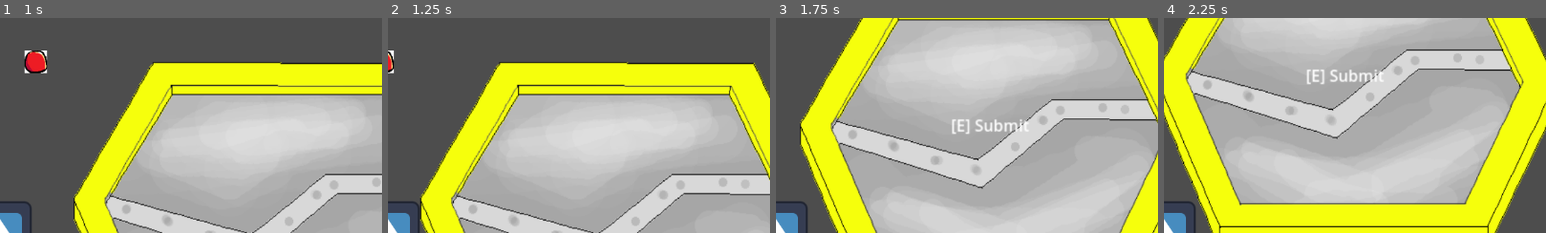
Above: before the commit, frames 1-4 (left to right).
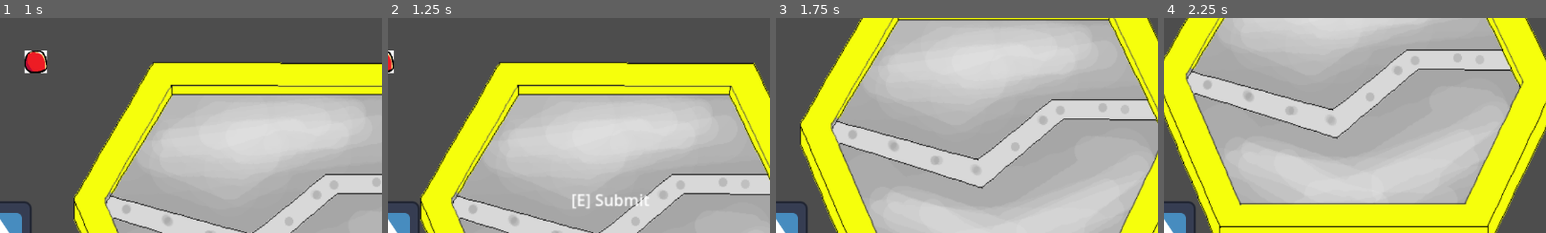
Above: after the commit, the same moments.

Repository: Deihun/Orbit-Lost-in-Space
Game: Godot game, scene res://Player/testing.tscn
Two runs of this game, one before a commit and one after it. Both use one fixed random seed, a clock stepped at 60 frames per second and the inputs below. The engine's default icon, where the game draws it, is replaced by a stand-in: a white triangle on a blue panel in a dark square.
Inputs:
- Up to frame 1 (1 s): tap Enter at 0.5 s; hold Right (ui_right) from 0.53 s (still down); hold E (Interact) from 0.53 s (still down)
- Up to frame 2 (1.25 s): keep holding Right (ui_right); keep holding E (Interact)
- Up to frame 3 (1.75 s): release Right (ui_right) at 1.28 s; release E (Interact) at 1.28 s; hold Down (ui_down) from 1.28 s (still down); tap E (Interact) at 1.35 s
- Up to frame 4 (2.25 s): release Down (ui_down) at 2.03 s; hold Right (ui_right) from 2.03 s (still down); hold E (Interact) from 2.03 s (still down)
The pictures show only the part of the screen within x 50-100%, y 0-50%; the shares and areas given below are measured in that part.

Frame 1 is identical in both runs. In frame 2, 0.5% of the frame differs, in the area x 48-69%, y 81-89%; in frame 3, 0.6%, in the area x 46-66%, y 47-55%; in frame 4, 0.5%.

Commit message:
Fix Dropbox - interaction area
Change Dropbox interaction area from CollisionShape2D into CollisionPolygon2D matches the dropbox shape

Diff:
--- a/DropBox/DropBox.tscn
+++ b/DropBox/DropBox.tscn
@@ -1,11 +1,8 @@
-[gd_scene load_steps=5 format=3 uid="uid://do3agr6u61b4u"]
+[gd_scene load_steps=4 format=3 uid="uid://do3agr6u61b4u"]
 
 [ext_resource type="Script" path="res://DropBox/DropBox.gd" id="1_qn0js"]
 [ext_resource type="Texture2D" uid="uid://cdmhmb0ssg4wr" path="res://DropBox/DropBoxTemporary.png" id="2_wq50o"]
 [ext_resource type="PackedScene" uid="uid://cdqsa2sowbeeo" path="res://Interaction/interaction area/InteractionArea.tscn" id="3_t4s61"]
-
-[sub_resource type="RectangleShape2D" id="RectangleShape2D_ea2xn"]
-size = Vector2(400, 312)
 
 [node name="DropBox" type="Node2D"]
 position = Vector2(300, 209)
@@ -21,10 +18,10 @@
 action_name = "Submit"
 metadata/_edit_lock_ = true
 
-[node name="CollisionShape2D" type="CollisionShape2D" parent="InteractionArea"]
-position = Vector2(12, -5)
-shape = SubResource("RectangleShape2D_ea2xn")
-metadata/_edit_lock_ = true
+[node name="CollisionPolygon2D" type="CollisionPolygon2D" parent="InteractionArea"]
+position = Vector2(-23, 12)
+scale = Vector2(1.6145, 1.6072)
+polygon = PackedVector2Array(-123.877, -18.666, -67.513, 111.374, 109.631, 108.885, 167.853, 0, 107.154, -126.929, -61.3191, -126.929)
 
 [node name="StaticBody2D" type="StaticBody2D" parent="."]
 position = Vector2(-51, 90)
